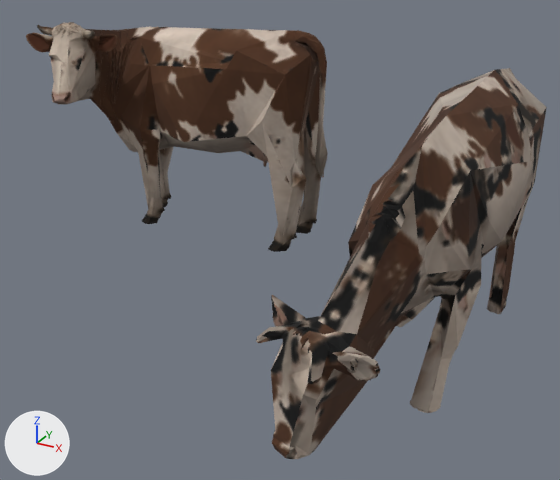
An edit to the glTF model assets/models/traffic/stray_cow_fadly.glb, drawn before and after from the same camera.
Camera for both pictures: a camera (50 mm lens) standing at (3.197, -2.186, 1.15) and looking at (2.18, -0.336, 0.225). Every picture has the same lights, and +X, +Y and +Z are marked at lower left. The picture after the commit comes second. Where no turn or scale is listed for an object, it has been applied to the vertices. Vertices at exactly the same position are counted once.

The first picture shows 'cow 1 (10K)_modddif_material_0_0', 'cow 2 (10K)_modddif_material_1_0'.
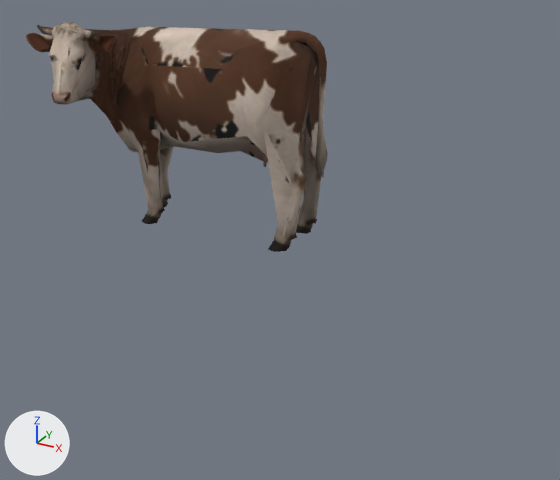
What differs and where, as boxes [x1, y1, x2, y2] in the pictures (560 x 480 px):
'cow 1 (10K)_modddif_material_0_0', deleted
    before: [256, 68, 547, 459]
part 1 of me_cow_2__10k__modddif_material_1_0, shading changed
    both: [52, 23, 311, 245]

The change in detail:
me_cow_2__10k__modddif_material_1_0 has 1614 vertices, 3328 faces and spans x -0.5..0.5, y -0.316..0.296, z -0.386..0.386.
me_cow_2__10k__modddif_material_1_0 is used by ob_cow_2__10k__modddif_material_1_0; location (1.6, 0.0, 0.386).
me_cow_2__10k__modddif_material_1_0 part 1: 2999 of the faces centred in x -0.498..0.499, y -0.314..0.276, z -0.385..0.384 are now shaded smooth.
Object 'cow 1 (10K)_modddif_material_0_0' (ob_cow_1__10k__modddif_material_0_0) is deleted.
